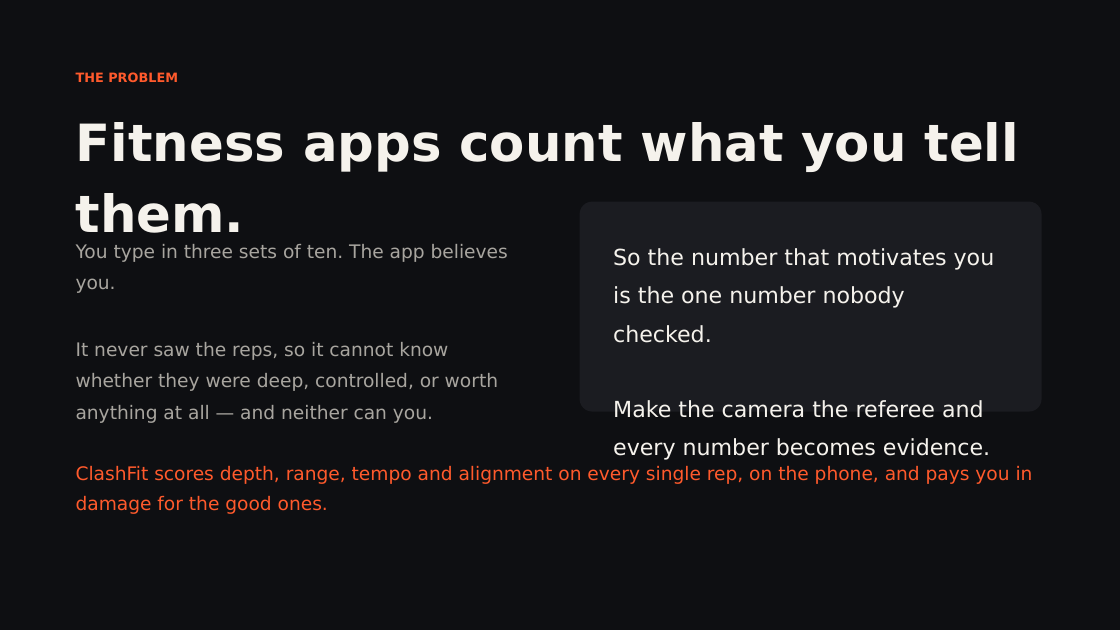
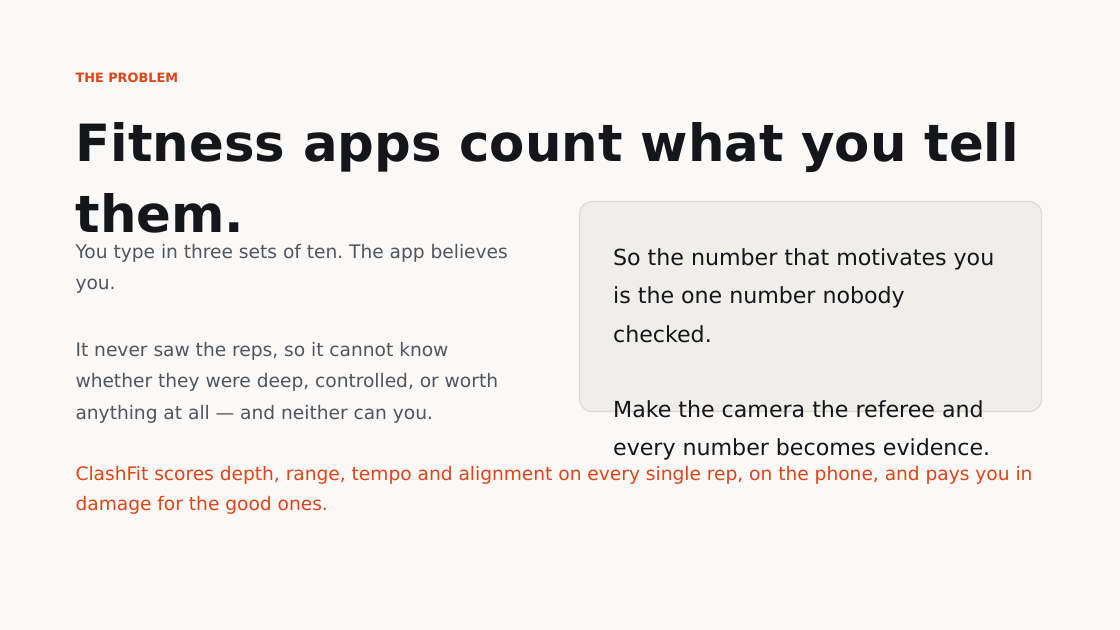
Before and after one commit to omkarrr88/ClashFit, a slide deck: slide 2 of ClashFit.pptx. Drawn at 1120x630 pixels with LibreOffice and Linux fonts; fonts in the diff are those of the drawing. Boxes give left, top, right and bottom in pixels: in the first picture for what was removed or moved away, otherwise in the second. Text is boxed around its words. In the diff, an @@ line names an element or a change of style, - is before the commit and + after.

```diff
--- a/ClashFit.pptx
+++ b/ClashFit.pptx
@@ rectangle at [0,0,1120,630]: fill #0E0F12 to #FAF9F7 @@
@@ text "THE PROBLEM" at [76,72,178,82]: text colour #FF5A2C to #E04418 @@
@@ text "Fitness apps count what you ..." at [76,122,1019,233]: text colour #F5F2EC to #14161A @@
@@ rounded rectangle at [580,202,1042,412]: fill #1B1C21 to #F0EEEA; outline none to #DDD9D2 1 pt @@
@@ text "You type in three sets ..." at [76,244,508,423]: text colour #A8A59F to #51565D @@
@@ text "So the number that motivates ..." at [613,248,995,460]: text colour #F5F2EC to #14161A @@
@@ text "ClashFit scores depth, range, tempo ..." at [76,466,1033,514]: text colour #FF5A2C to #E04418 @@
```
Also in this commit, not shown: 9 other slides changed, 2 other files.
